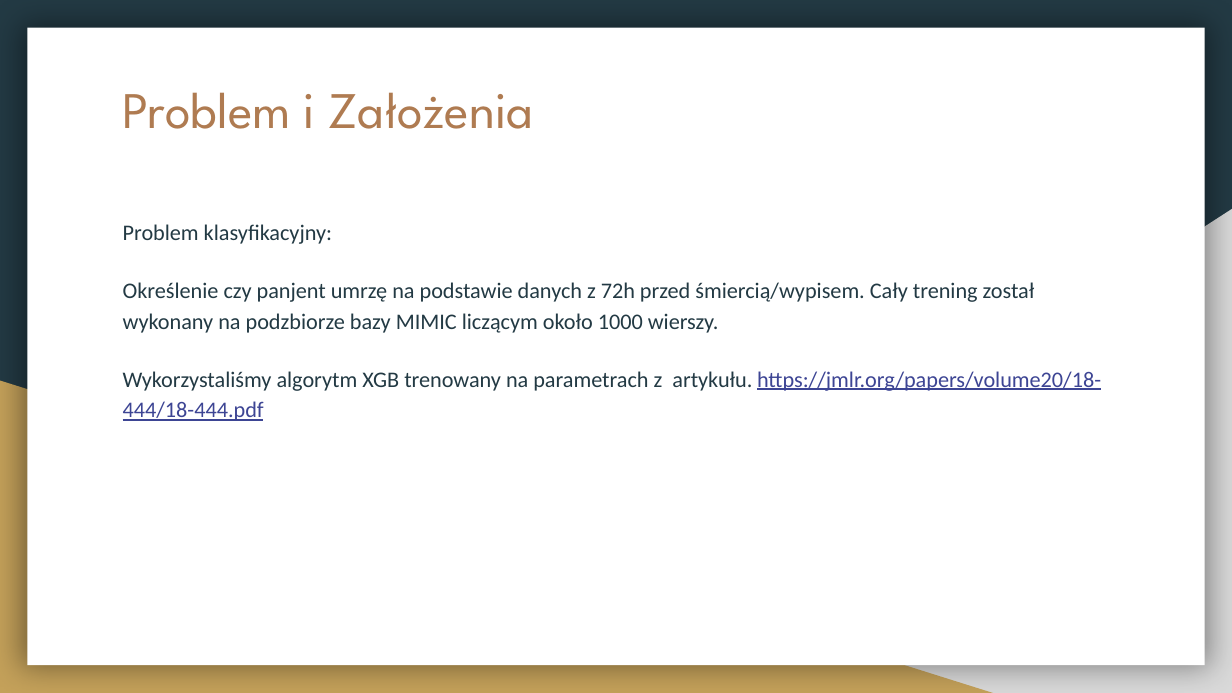
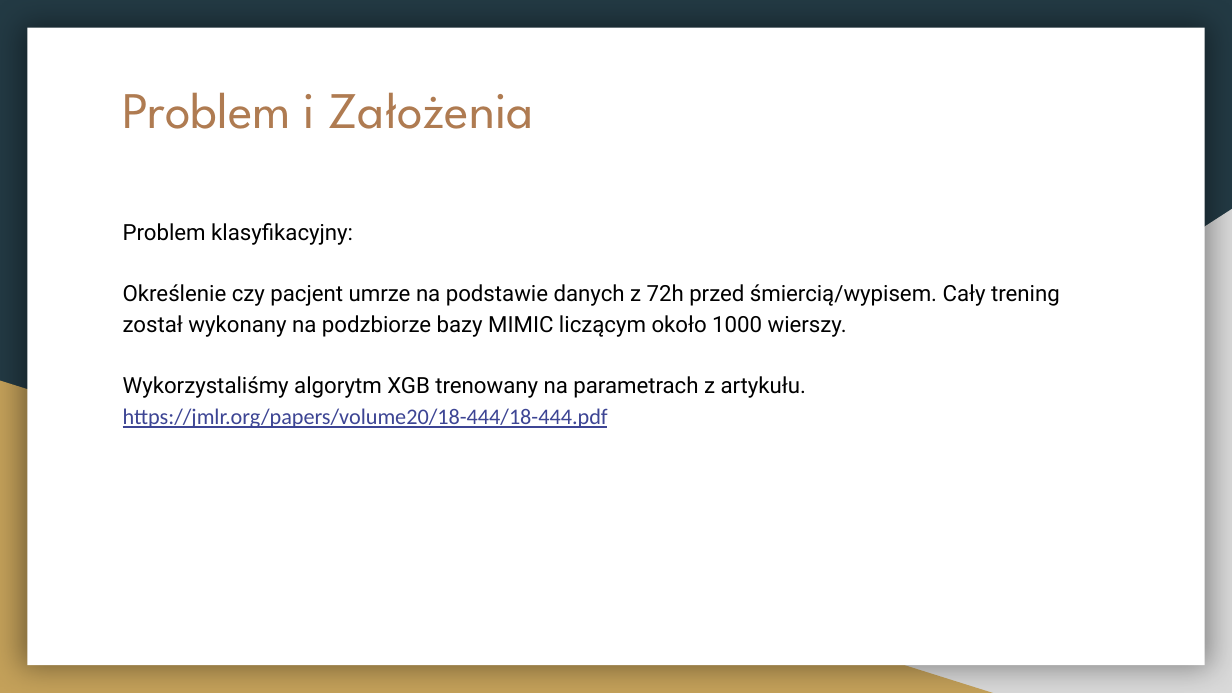
Before and after one commit to jjanborowka/WB2_RashomonML, a slide deck: slide 2 of PD5/Prezentacja_PD5.pptx. Drawn at 1232x693 pixels with LibreOffice and Linux fonts; fonts in the diff are those of the drawing. Boxes give left, top, right and bottom in pixels: in the first picture for what was removed or moved away, otherwise in the second. Text is boxed around its words. In the diff, an @@ line names an element or a change of style, - is before the commit and + after.

```diff
--- a/PD5/Prezentacja_PD5.pptx
+++ b/PD5/Prezentacja_PD5.pptx
@@ text at box(123, 223, 806, 428): font Calibri to Roboto, text colour #233A44 to #000000 in "Problem klasyfikacyjny:", "Wykorzystaliśmy algorytm XGB trenowany na parametrach z ..."; less space between paragraphs @@
@@ text at box(123, 284, 1060, 337): text changed; font Calibri to Roboto; text colour #233A44 to #000000 @@
-Określenie czy panjent umrzę na podstawie danych z 72h przed śmiercią/wypisem. Cały trening został wykonany na podzbiorze bazy MIMIC liczącym około 1000 wierszy.
+Określenie czy pacjent umrze na podstawie danych z 72h przed śmiercią/wypisem. Cały trening został wykonany na podzbiorze bazy MIMIC liczącym około 1000 wierszy.
```
Also in this commit, not shown: 5 other slides changed.
